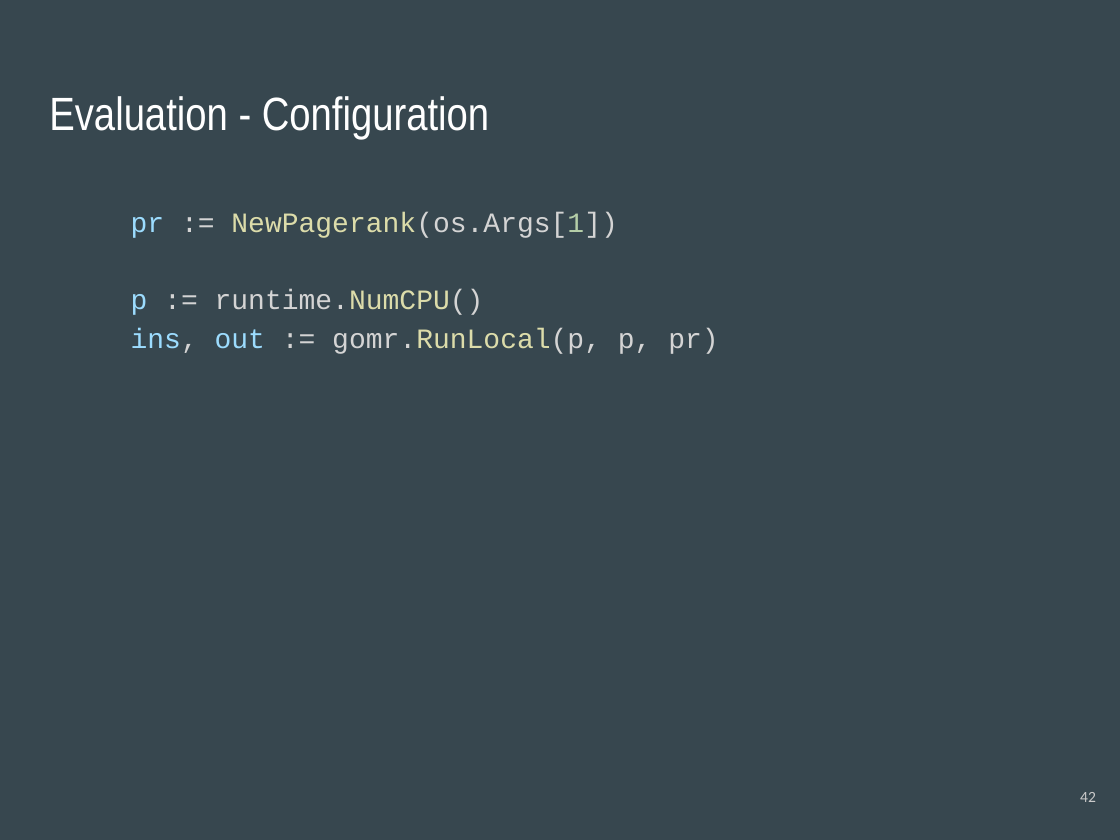
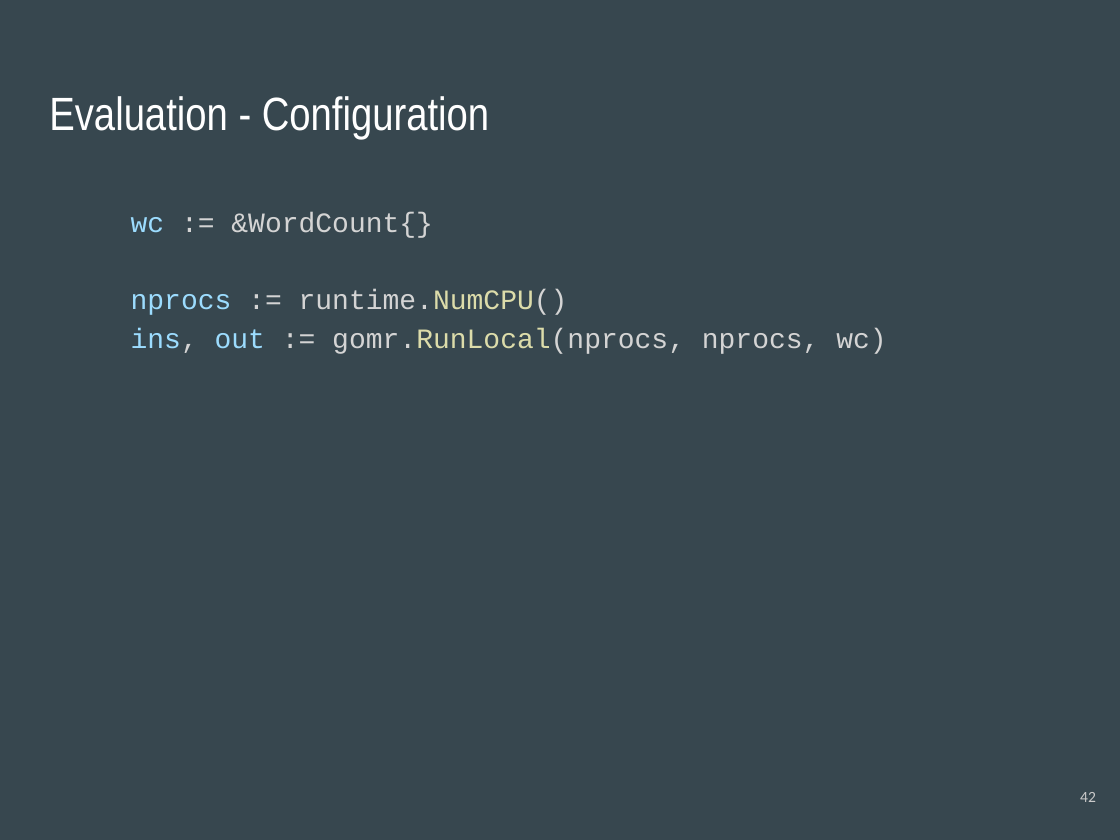
Before and after one commit to cnnrznn/cnnrznn.github.io, a slide deck: slide 42 of files/GoMR/slides-distributed.pptx. Drawn at 1120x840 pixels with LibreOffice and Linux fonts; fonts in the diff are those of the drawing. Boxes give left, top, right and bottom in pixels: in the first picture for what was removed or moved away, otherwise in the second. Text is boxed around its words. In the diff, an @@ line names an element or a change of style, - is before the commit and + after.

Commit message:
slide final

```diff
--- a/files/GoMR/slides-distributed.pptx
+++ b/files/GoMR/slides-distributed.pptx
@@ text at (131, 212, 886, 354): text changed @@
-pr := NewPagerank(os.Args[1])
-p := runtime.NumCPU()
-ins, out := gomr.RunLocal(p, p, pr)
+wc := &WordCount{}
+nprocs := runtime.NumCPU()
+ins, out := gomr.RunLocal(nprocs, nprocs, wc)
```
Also in this commit, not shown: 5 other slides changed, 2 slides added.
